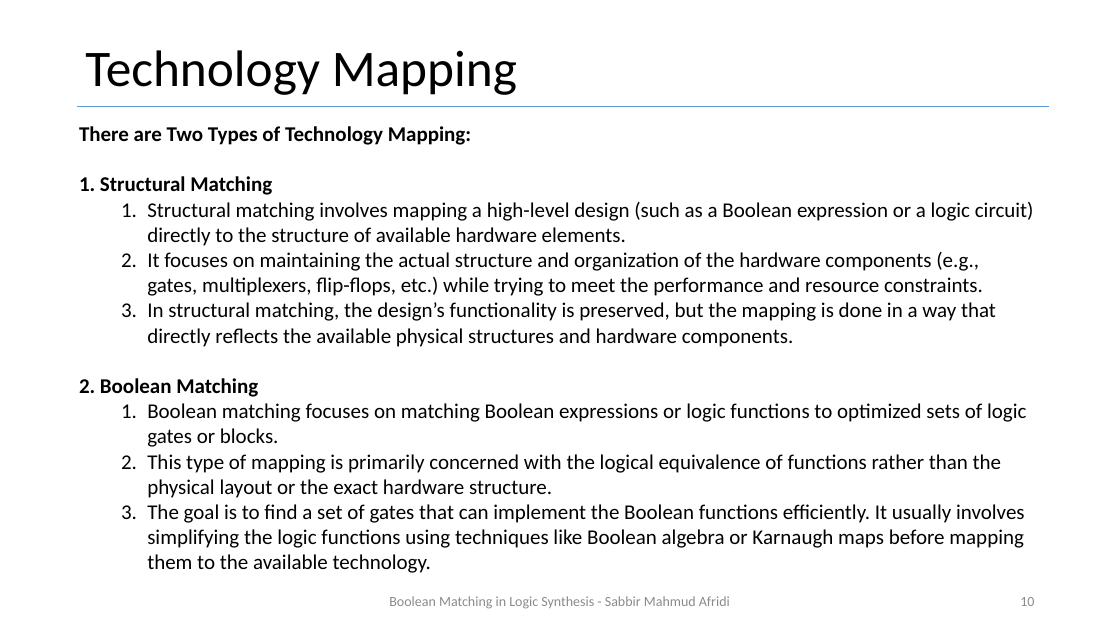
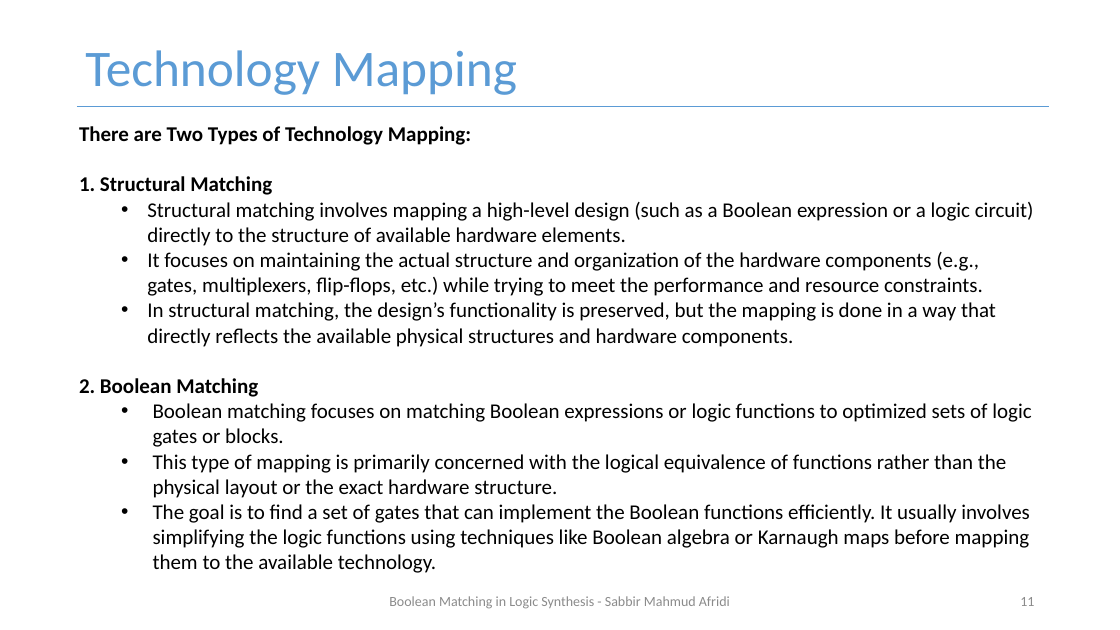
Before and after one commit to smahmuddz/logicSynthesis, a slide deck: slide 11 of Presentation.pptx (slide 10 before the commit). Drawn at 1120x630 pixels with LibreOffice and Linux fonts; fonts in the diff are those of the drawing. Boxes give left, top, right and bottom in pixels: in the first picture for what was removed or moved away, otherwise in the second. Text is boxed around its words. In the diff, an @@ line names an element or a change of style, - is before the commit and + after.

```diff
--- a/Presentation.pptx
+++ b/Presentation.pptx
@@ title "Technology Mapping" at [85,50,517,95]: text colour #000000 to #5B9BD5 @@
@@ text at [147,202,1034,573]: bullet 1. to • @@
@@ page number at [1020,597,1034,606]: text changed @@
-10
+11
```
Also in this commit, not shown: 29 other slides changed, 2 slides added.
